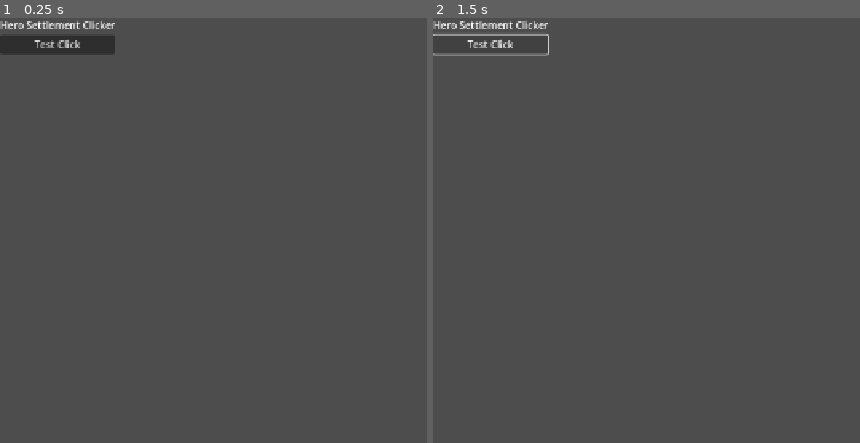
Above: before the commit, frames 1-2 (left to right).
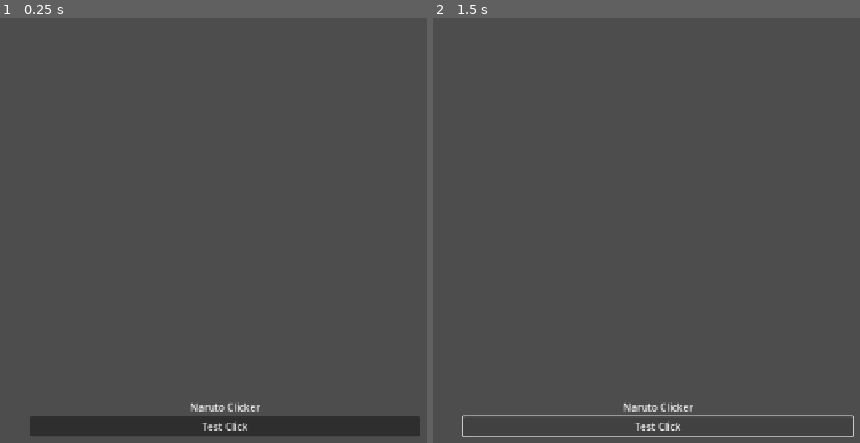
Above: after the commit, the same moments.

Repository: StanisRyz/naruto-clicker
Game: Godot game, scene res://scenes/main/Main.tscn
Same seed, same stepped clock (60 frames per second), same inputs: the game is played once before the commit and once after it.
Inputs:
- Up to frame 1 (0.25 s): no input
- Up to frame 2 (1.5 s): click "Test Click" at 0.5 s; click "Test Click" at 1.25 s

The runs differ from the first frame. In frame 1, 5.8% of the frame differs, in the area x 0-99%, y 0-99%; in frame 2, 1.5%.

Commit message:
Initialize project docs and fix main UI scene root
Add initial project documentation and fix the main Godot scene setup.

Changes include:
- Create README.md with project overview, engine details, Web/Yandex Games target, and development notes.
- Create AGENTS.md with rules for AI coding agents working on the project.
- Fix scenes/main/Main.tscn by changing the root node from Node2D to Control.
- Attach scenes/main/Main.gd to the Main root node.
- Preserve the simple placeholder UI while making it Control/layout-based.
- Keep the patch small, safe, and focused on project setup.

Diff:
--- a/scenes/main/Main.tscn
+++ b/scenes/main/Main.tscn
@@ -1,15 +1,37 @@
-[gd_scene format=3 uid="uid://vp5q6agyccmk"]
+[gd_scene load_steps=2 format=3 uid="uid://vp5q6agyccmk"]
 
-[node name="Main" type="Node2D"]
+[ext_resource type="Script" uid="uid://bf3vodexos683" path="res://scenes/main/Main.gd" id="1_qydc1"]
 
-[node name="VBoxContainer" type="VBoxContainer" parent="."]
-offset_right = 40.0
-offset_bottom = 40.0
+[node name="Main" type="Control"]
+layout_mode = 3
+anchors_preset = 15
+anchor_right = 1.0
+anchor_bottom = 1.0
+grow_horizontal = 2
+grow_vertical = 2
+script = ExtResource("1_qydc1")
 
-[node name="Label" type="Label" parent="VBoxContainer"]
+[node name="MarginContainer" type="MarginContainer" parent="."]
+layout_mode = 1
+anchors_preset = 15
+anchor_right = 1.0
+anchor_bottom = 1.0
+offset_left = 48.0
+offset_top = 48.0
+offset_right = -48.0
+offset_bottom = -48.0
+grow_horizontal = 2
+grow_vertical = 2
+
+[node name="VBoxContainer" type="VBoxContainer" parent="MarginContainer"]
 layout_mode = 2
-text = "Hero Settlement Clicker"
+alignment = 1
 
-[node name="Button" type="Button" parent="VBoxContainer"]
+[node name="Label" type="Label" parent="MarginContainer/VBoxContainer"]
+layout_mode = 2
+text = "Naruto Clicker"
+horizontal_alignment = 1
+
+[node name="Button" type="Button" parent="MarginContainer/VBoxContainer"]
 layout_mode = 2
 text = "Test Click"
Not shown, added: AGENTS.md
Not shown, added: README.md
